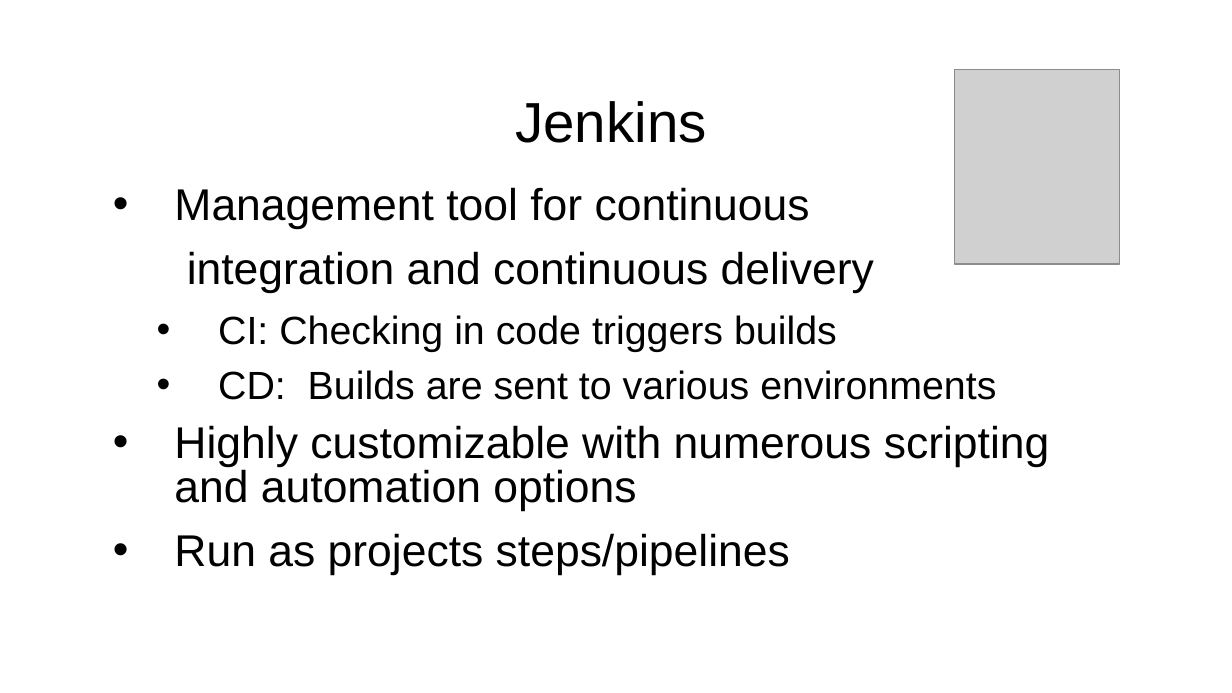
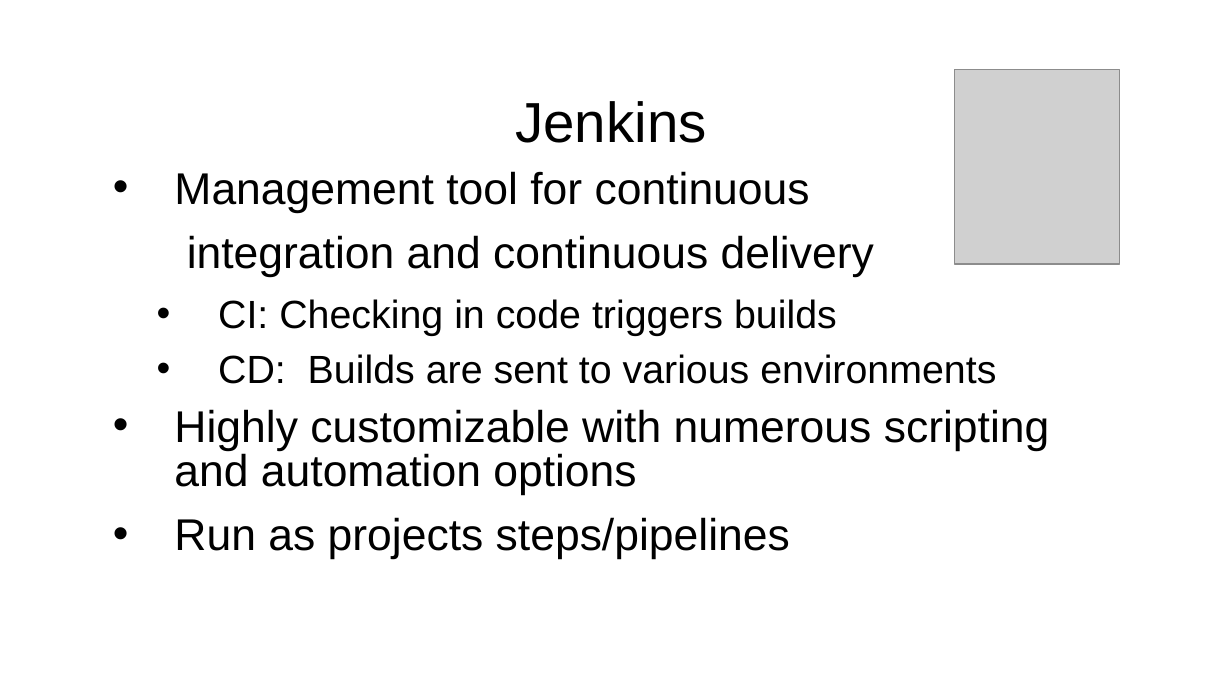
Before and after one commit to boyarsky/OracleCodeOne2018-HOL-Automating-Stack-Groovy, a slide deck: slide 10 of 2018-OracleCodeOne-Authomating Stack.ppt (slide 8 before the commit). Drawn at 1232x693 pixels with LibreOffice and Linux fonts; fonts in the diff are those of the drawing; grey boxes stand for pictures; background and template pictures are left out. Boxes give left, top, right and bottom in pixels: in the first picture for what was removed or moved away, otherwise in the second. Text is boxed around its words. In the diff, an @@ line names an element or a change of style, - is before the commit and + after.

Commit message:
Various minor updates

```diff
--- a/2018-OracleCodeOne-Authomating Stack.ppt
+++ b/2018-OracleCodeOne-Authomating Stack.ppt
@@ text "Management tool for continuous": place and size @@
-text "Management tool for continuous" at [174, 187, 1050, 575]
+text "Management tool for continuous" at [174, 171, 1050, 559]
```
Also in this commit, not shown: 5 other slides changed, 2 other files.
